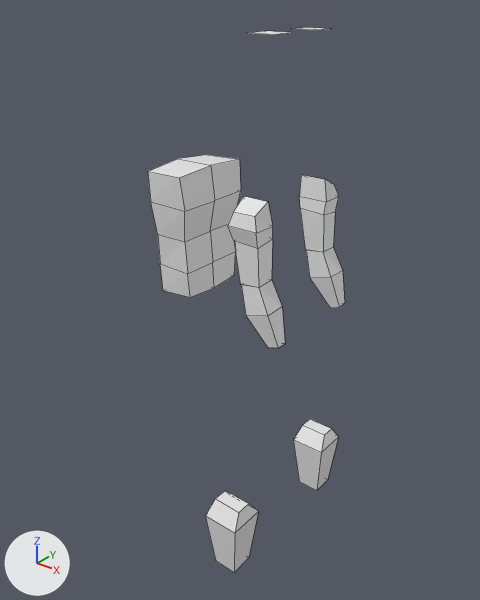
What one commit did to the Blender file lowpolycharacter.blend.
Camera for both pictures: a camera (50 mm lens) standing at (1.87, -2.05, 2.11) and looking at (0.23, -0.01, 0.84). The lights are fixed; the arrows at lower left show +X, +Y and +Z. Mesh edges are drawn as thin lines.

The first picture shows 'Arms', 'Torso'.
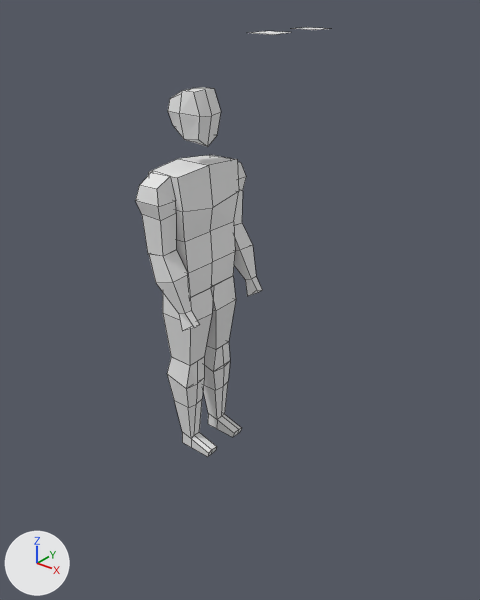
What the commit changed:
me_cube_001 is used by ob_arms; location (0.0, 0.0, 0.0).
Verts and faces of me_cube_001; kept vertices keep their numbers, new ones are numbered from 44.
me_cube_001 had 44 vertices, 35 faces and spanned x 0.37..0.61, y 0.07..0.42, z -0.28..1.95.
me_cube_001 now has 101 vertices, 85 faces and spans x -0.09..0.51, y -0.01..0.28, z 0.01..1.95.
me_cube_001 part 1: the loose piece of 16 vertices spanning x 0.4..0.53, y 0.18..0.28, z 1.06..1.39 is multiplied about its middle by the matrix ((1.019, -0.008, 0.033), (0.008, 1.02, -0.008), (-0.033, 0.008, 1.019)), then moved by (-0.49, 0.0, 0.0).
me_cube_001 part 2: a new loose piece of 36 vertices spanning x -0.09..0.14, y 0.03..0.16, z 0.01..0.5.
me_cube_001 part 3: a new loose piece of 17 vertices spanning x -0.09..0.08, y 0.0..0.08, z 1.49..1.71.
me_cube_001 part 4: a new loose piece of 16 vertices spanning x -0.05..0.17, y 0.18..0.27, z 0.75..1.08.
me_cube_001 part 5: the loose piece of 12 vertices spanning x 0.37..0.54, y 0.26..0.42, z -0.28..0.06 is deleted.
me_cube_001 part 6: the loose piece of 12 vertices spanning x 0.44..0.61, y 0.18..0.27, z 0.83..1.08 is deleted.
Part 7, on me_cube_001:
New vertex 44 is at (0.07, 0.15, 0.86), pixel (233, 275).
New vertex 45 is at (0.08, 0.16, 0.73), pixel (235, 299).
New vertex 46 is at (0.07, -0.01, 0.86), pixel (210, 287).
New vertex 47 is at (0.08, 0.01, 0.73), pixel (215, 311).
New vertex 48 is at (-0.09, 0.15, 0.85).
New vertex 49 is at (-0.09, 0.16, 0.73).
New vertex 50 is at (-0.09, -0.01, 0.85).
New vertex 51 is at (-0.09, 0.01, 0.73).
New vertex 52 is at (0.05, 0.14, 0.5), pixel (228, 342).
New vertex 53 is at (0.05, 0.04, 0.5), pixel (215, 349).
New vertex 54 is at (-0.07, 0.14, 0.5).
New vertex 55 is at (-0.07, 0.04, 0.5).
New faces: (44, 46, 47, 45), (46, 50, 51, 47), (48, 49, 51, 50), (44, 45, 49, 48), (44, 48, 50, 46), (45, 52, 54, 49).
New faces: (52, 53, 55, 54), (47, 51, 55, 53), (49, 54, 55, 51), (45, 47, 53, 52).

What differs and where, as boxes [x1, y1, x2, y2] in the pictures (480 x 600 px; the box of a moved part takes in the faces that stretch with it):
'Arms', reshaped (38% wider, 21% shorter)
    before: [205, 27, 345, 572]
    after: [135, 27, 329, 457]
part 1 of me_cube_001, moved or reshaped
    before: [228, 175, 339, 288]
    after: [135, 155, 246, 256]
part 2 of me_cube_001, added
    after: [167, 342, 241, 457]
part 3 of me_cube_001, added
    after: [168, 87, 221, 147]
part 4 of me_cube_001, added
    after: [149, 223, 262, 331]
part 5 of me_cube_001, deleted
    before: [205, 419, 338, 572]
part 6 of me_cube_001, deleted
    before: [241, 247, 345, 348]
part 7 of me_cube_001, added
    after: [163, 276, 236, 365]
